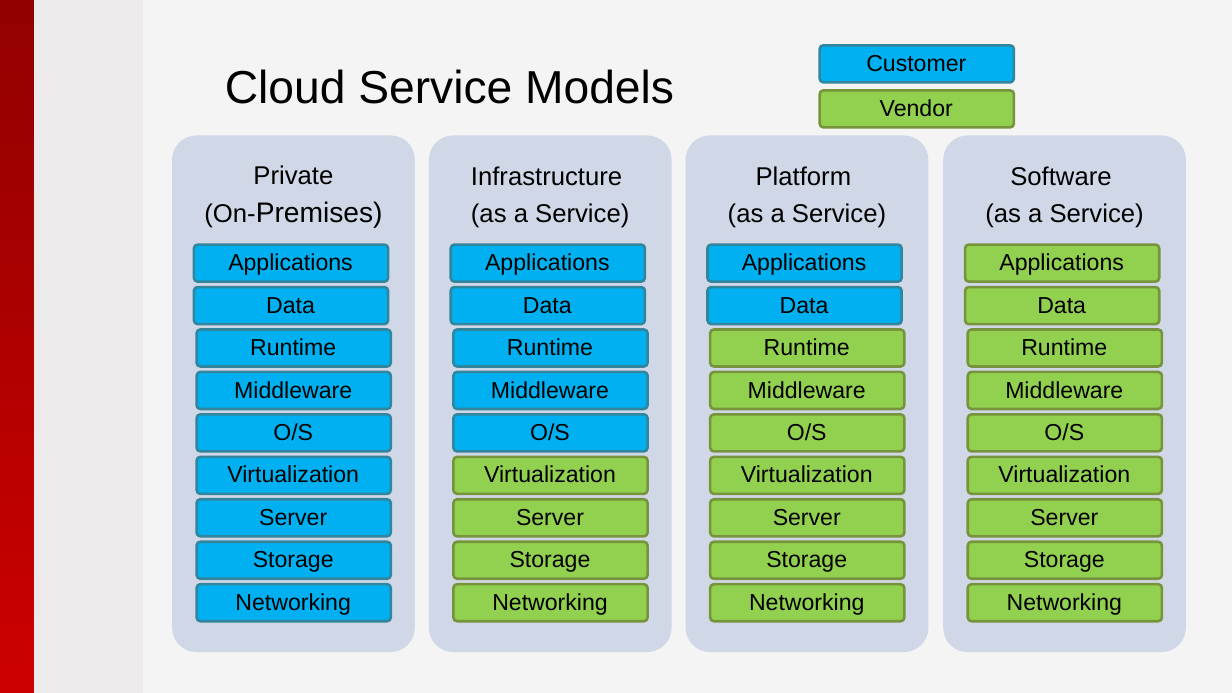
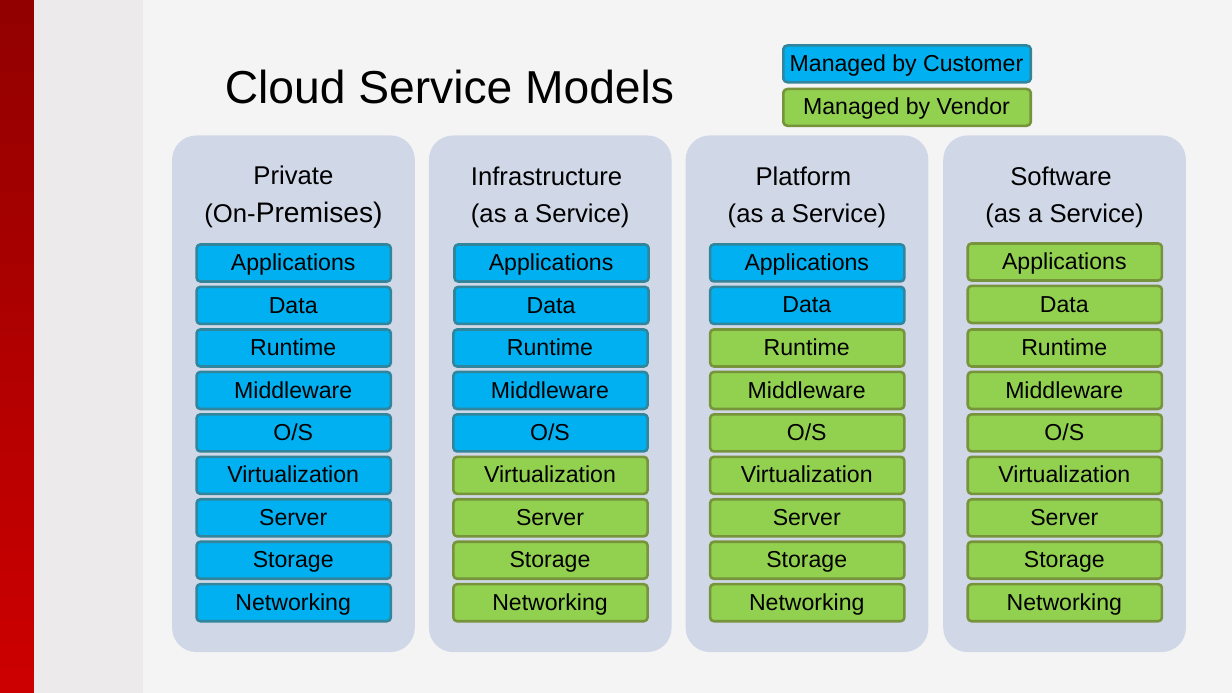
Before and after one commit to pryabov/Hackathon-2015, a slide deck: slide 11 of Presentation/2015 - Microsoft Azure.pptx. Drawn at 1232x693 pixels with LibreOffice and Linux fonts; fonts in the diff are those of the drawing; background and template pictures are left out. Boxes give left, top, right and bottom in pixels: in the first picture for what was removed or moved away, otherwise in the second. Text is boxed around its words. In the diff, an @@ line names an element or a change of style, - is before the commit and + after.

```diff
--- a/Presentation/2015 - Microsoft Azure.pptx
+++ b/Presentation/2015 - Microsoft Azure.pptx
@@ freeform shape "Managed by Customer": place and size @@
-freeform shape "Managed by Customer" at (820,45,1014,82)
+freeform shape "Managed by Customer" at (784,45,1031,82)
@@ text in freeform shape at (790,54,1023,76): text changed @@
-Customer
+Managed by Customer
@@ freeform shape "Managed by Vendor": place and size @@
-freeform shape "Managed by Vendor" at (820,91,1014,128)
+freeform shape "Managed by Vendor" at (784,89,1031,126)
@@ text in freeform shape at (803,97,1010,119): text changed @@
-Vendor
+Managed by Vendor
@@ freeform shape "Applications": place and size @@
-freeform shape "Applications" at (451,245,645,282)
+freeform shape "Applications" at (455,245,649,282)
@@ freeform shape "Data": place and size @@
-freeform shape "Data" at (451,287,645,324)
+freeform shape "Data" at (455,287,649,324)
@@ outline redrawn in 6 elements at (197,245,391,282), (197,287,391,324), (711,245,905,282), (711,287,905,324), (968,244,1162,281), (968,286,1162,323) @@
```
Also in this commit, not shown: 1 other slide changed, 1 slide added.
